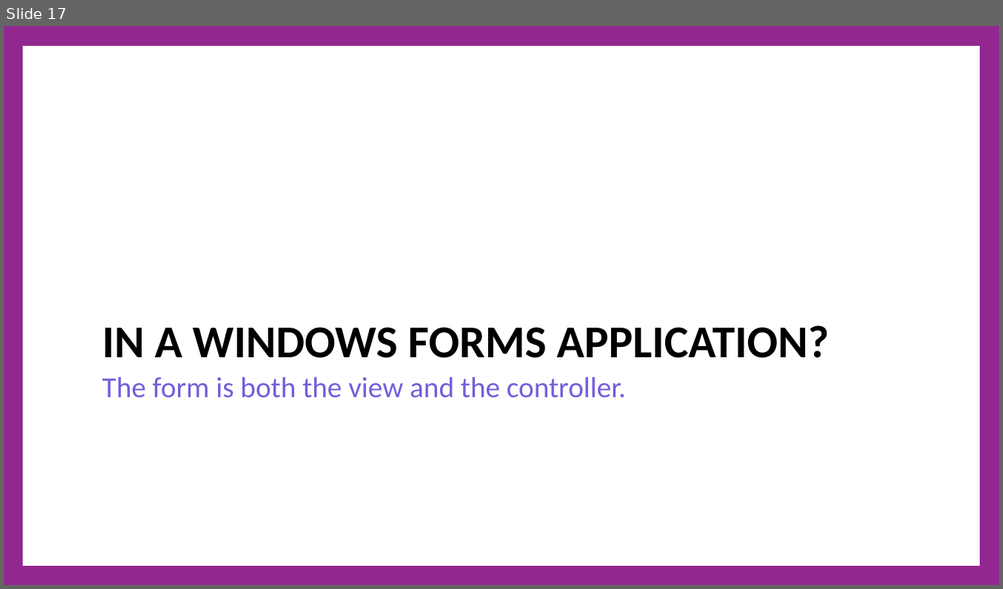
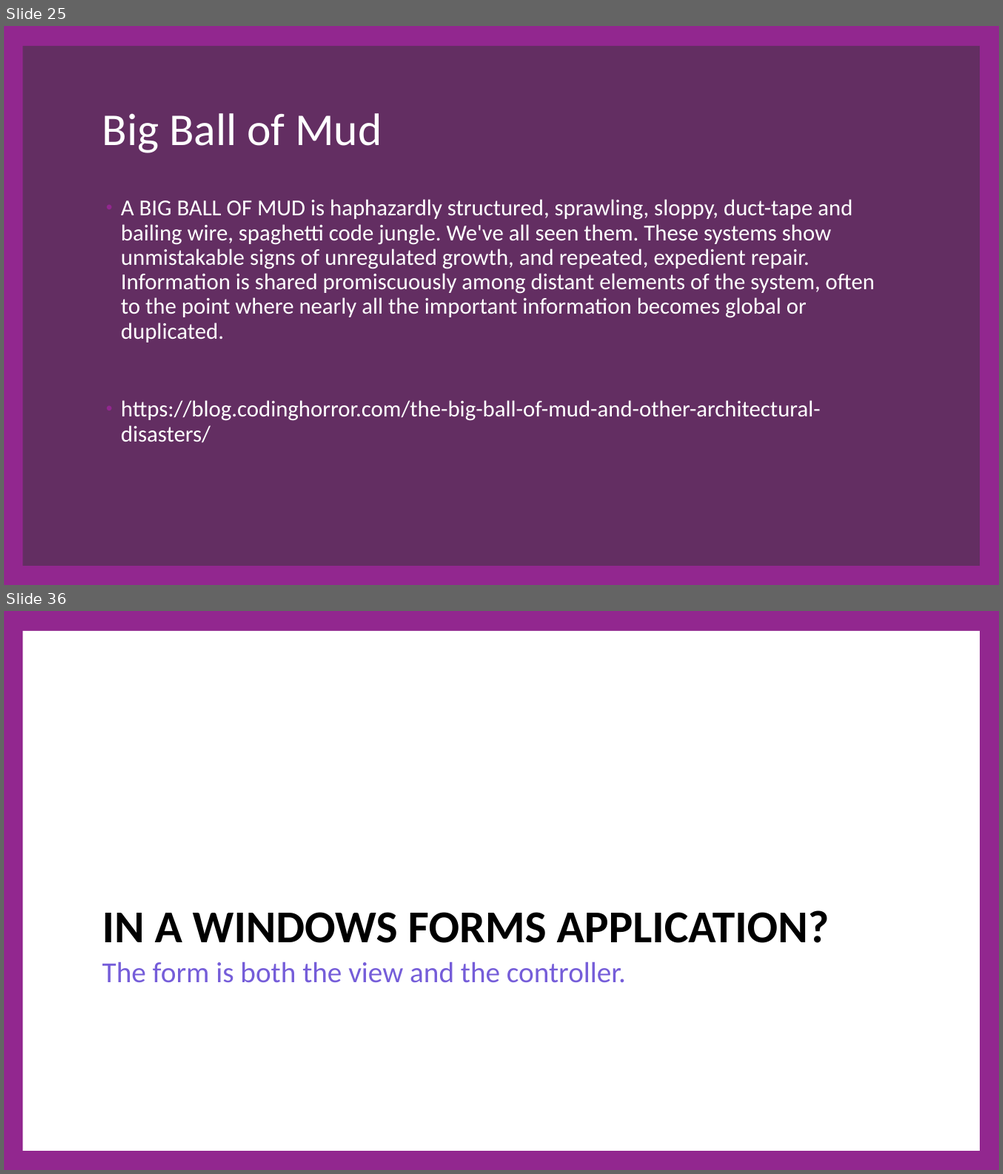
Before and after one commit to cdiggins/cs321, a slide deck: class-notes/cs321-winter-2023-lecture-19-architecture-2.pptx. Shown one above the other, each under a label of ours: slide 17 before the commit, slides 25 and 36 after it; the slides between them are not shown. The pictures are 1003x589 and 1003x1174 pixels, drawn with LibreOffice and Linux fonts; fonts in the diff are those of the drawing; background and template pictures are left out. Boxes give left, top, right and bottom in pixels: in the first picture for what was removed or moved away, otherwise in the second. Text is boxed around its words. In the diff, an @@ line names an element or a change of style, - is before the commit and + after.

```diff
--- a/class-notes/cs321-winter-2023-lecture-19-architecture-2.pptx
+++ b/class-notes/cs321-winter-2023-lecture-19-architecture-2.pptx
@@ slide 25 added at <box>4,26,999,585</box>, background picture (left out) @@
@@ rectangle added at <box>23,46,979,566</box>, fill #632E62 @@
@@ title added at <box>102,113,381,153</box>, 66 pt, text #FFFFFF @@
+Big Ball of Mud
@@ text added at <box>121,199,874,443</box>, 33 pt, text #FFFFFF @@
+• A BIG BALL OF MUD is haphazardly structured, sprawling, sloppy, duct-tape and bailing wire, spaghetti code jungle. We've all seen them. These systems show unmistakable signs of unregulated growth, and repeated, expedient repair. Information is shared promiscuously among distant elements of the system, often to the point where nearly all the important information becomes global or duplicated.
+• https://blog.codinghorror.com/the-big-ball-of-mud-and-other-architectural-disasters/
@@ what was slide 17 is now slide 36 @@
```
Also in this commit, not shown: 6 slides changed, 28 other slides added, 14 slides removed, 12 other files.
